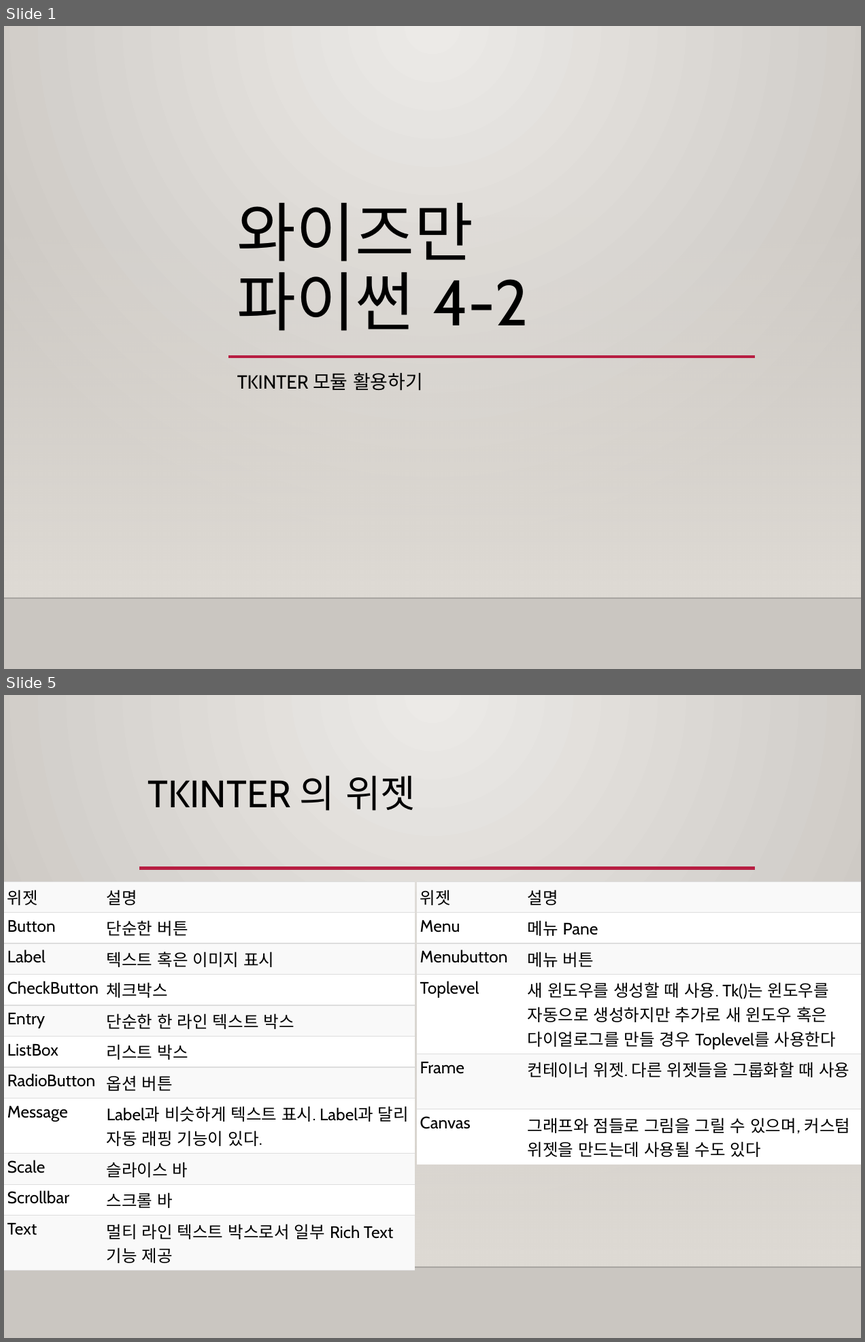
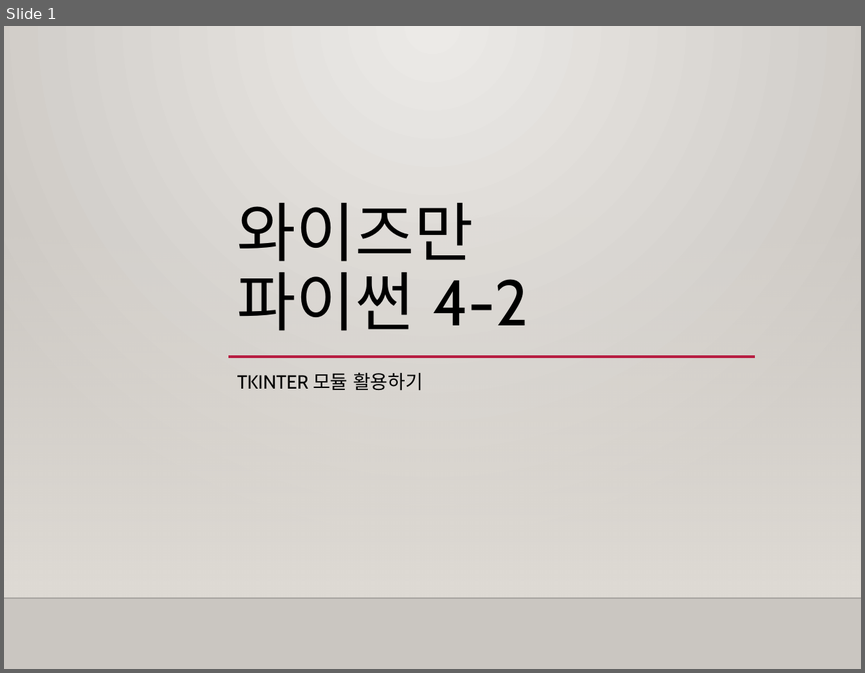
Before and after one commit to freshmea/weizman_python_class, a slide deck: textbook/파이썬4-2교시.pptx. Shown one above the other, each under a label of ours: slides 1 and 5 before the commit, slide 1 after it; the slides between them are not shown. The pictures are 865x1342 and 865x673 pixels, drawn with LibreOffice and Linux fonts; fonts in the diff are those of the drawing; background and template pictures are left out. Boxes give left, top, right and bottom in pixels: in the first picture for what was removed or moved away, otherwise in the second. Text is boxed around its words. In the diff, an @@ line names an element or a change of style, - is before the commit and + after.

```diff
--- a/textbook/파이썬4-2교시.pptx
+++ b/textbook/파이썬4-2교시.pptx
@@ slide 5 removed at box(4, 695, 861, 1338), background gradient #ECEAE7 to #CAC7C1; not listed: 2 template elements that a slide beside it also shows @@
@@ title removed at box(148, 775, 415, 811) @@
-TKINTER 의 위젯
@@ line removed from (139, 868) to (755, 868) @@
@@ table removed at box(4, 882, 415, 1266), 11 rows, 2 columns @@
-위젯 | 설명
-Button | 단순한 버튼
-Label | 텍스트 혹은 이미지 표시
-CheckButton | 체크박스
-Entry | 단순한 한 라인 텍스트 박스
-ListBox | 리스트 박스
-RadioButton | 옵션 버튼
-Message | Label과 비슷하게 텍스트 표시. Label과 달리 자동 래핑 기능이 있다.
-Scale | 슬라이스 바
-Scrollbar | 스크롤 바
-Text | 멀티 라인 텍스트 박스로서 일부 Rich Text 기능 제공
@@ table removed at box(417, 882, 861, 1159), 6 rows, 2 columns @@
-위젯 | 설명
-Menu | 메뉴 Pane
-Menubutton | 메뉴 버튼
-Toplevel | 새 윈도우를 생성할 때 사용. Tk()는 윈도우를 자동으로 생성하지만 추가로 새 윈도우 혹은 다이얼로그를 만들 경우 Toplevel를 사용한다
-Frame | 컨테이너 위젯. 다른 위젯들을 그룹화할 때 사용
-Canvas | 그래프와 점들로 그림을 그릴 수 있으며, 커스텀 위젯을 만드는데 사용될 수도 있다
```
Also in this commit, not shown: 4 slides changed, 4 slides added, 5 other slides removed, 4 other files.
